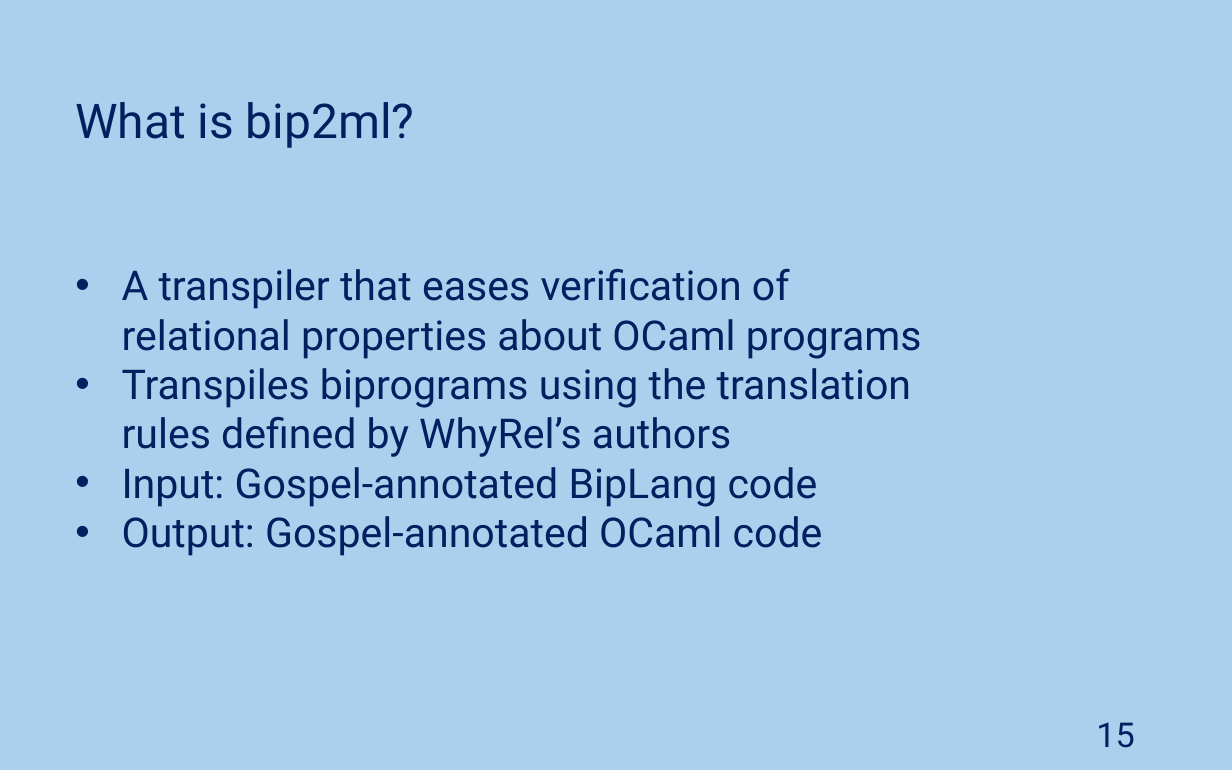
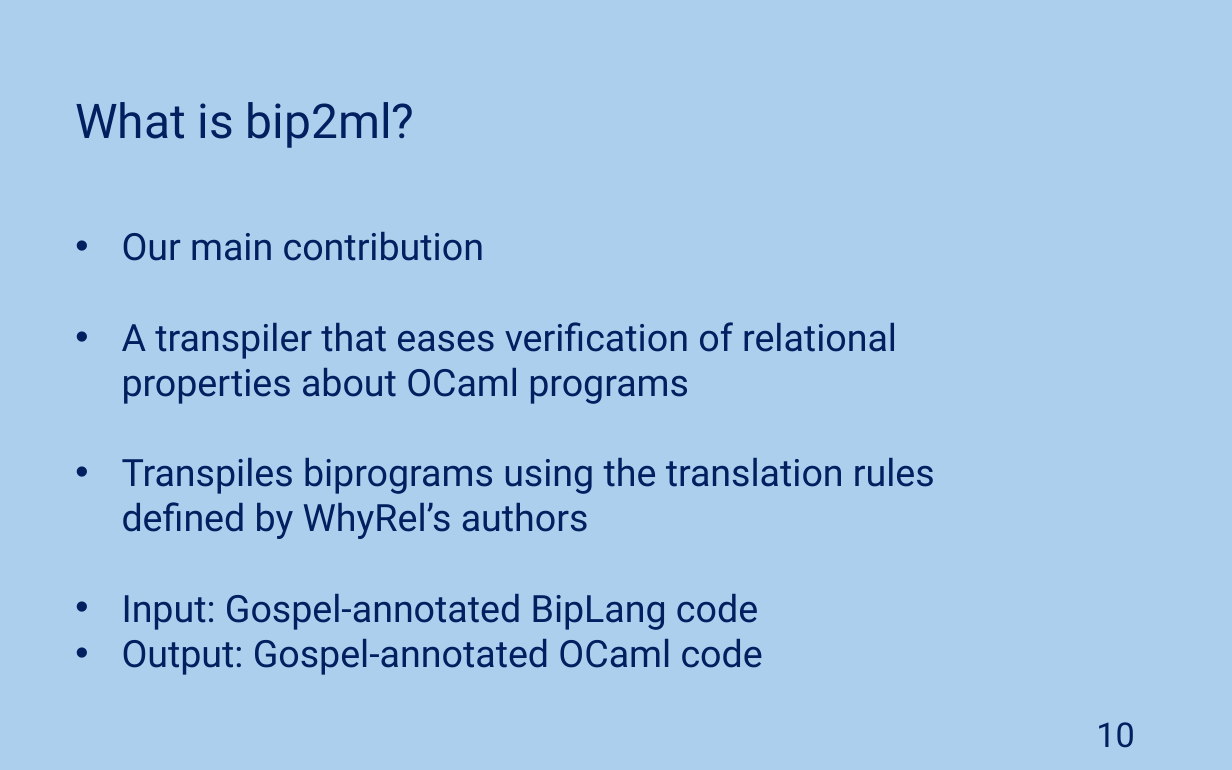
Before and after one commit to JoaoNini75/MasterThesis, a slide deck: slide 10 of tese/presentation/Ap Tese.pptx (slide 15 before the commit). Drawn at 1232x770 pixels with LibreOffice and Linux fonts; fonts in the diff are those of the drawing. Boxes give left, top, right and bottom in pixels: in the first picture for what was removed or moved away, otherwise in the second. Text is boxed around its words. In the diff, an @@ line names an element or a change of style, - is before the commit and + after.

```diff
--- a/tese/presentation/Ap Tese.pptx
+++ b/tese/presentation/Ap Tese.pptx
@@ text "Our main contribution": place and size @@
-text "Our main contribution" at bbox=[122, 269, 922, 556]
+text "Our main contribution" at bbox=[122, 231, 935, 675]
@@ text at bbox=[122, 231, 484, 261]: paragraph added @@
+• Our main contribution
@@ text at bbox=[122, 322, 935, 675]: size 24 to 22 pt @@
@@ page number at bbox=[1096, 722, 1134, 748]: text changed @@
-15
+10
```
Also in this commit, not shown: 3 other slides changed, 4 slides added, 13 slides removed.
